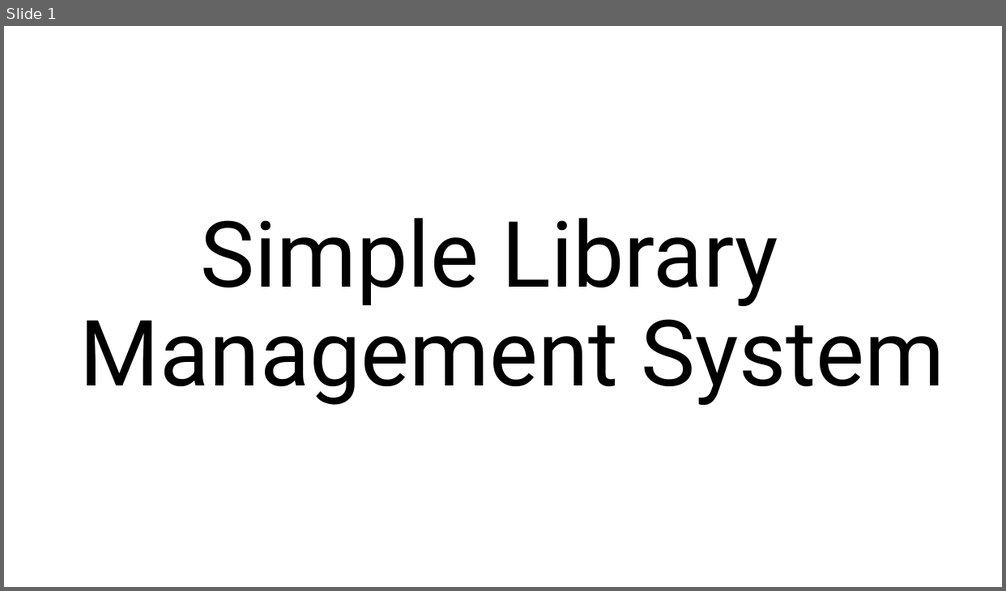
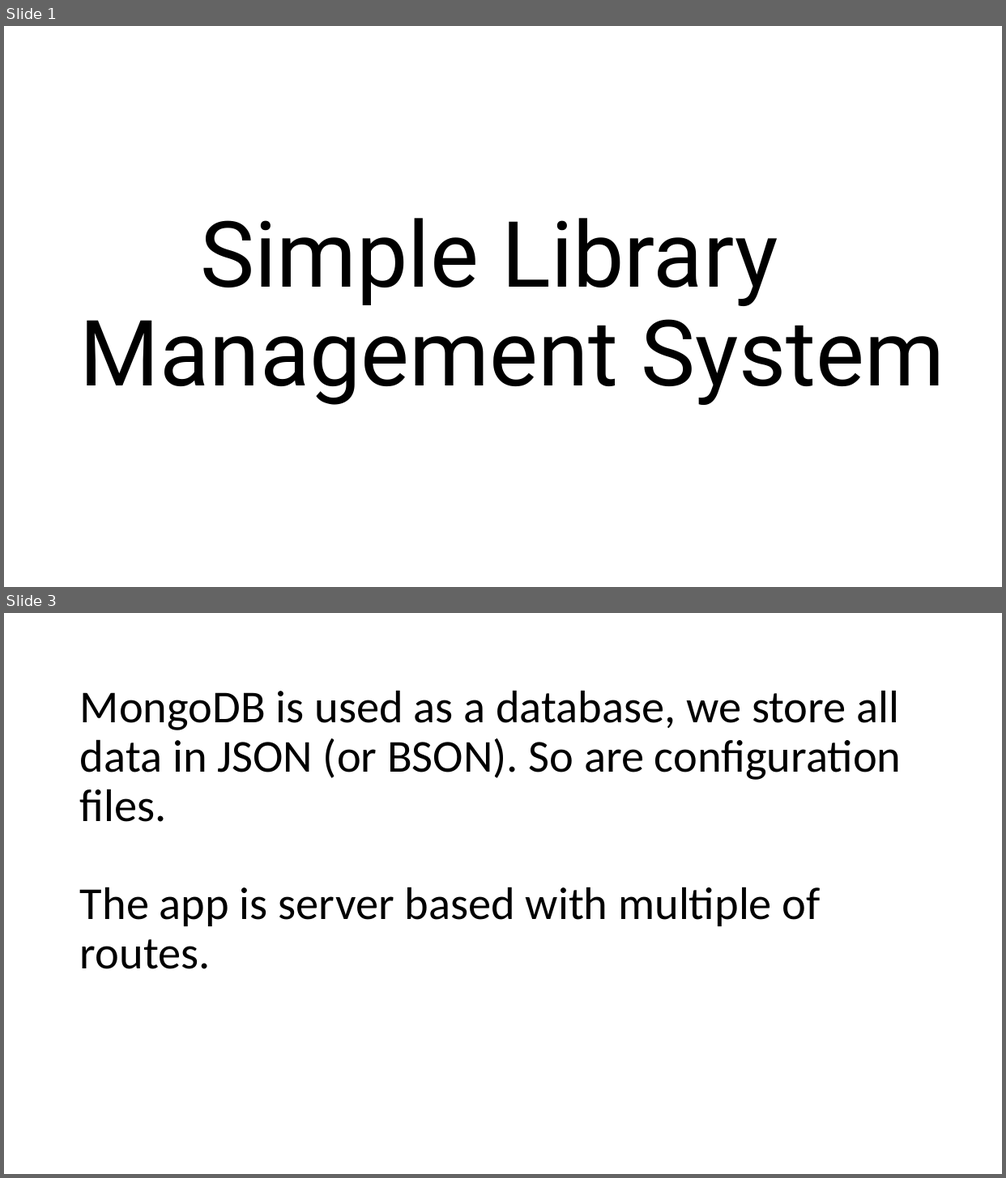
Before and after one commit to srbgd/SimpleLMS, a slide deck: slms_structure.pptx. Shown one above the other, each under a label of ours: slide 1 before the commit, slides 1 and 3 after it; the slides between them are not shown. The pictures are 1006x591 and 1006x1178 pixels, drawn with LibreOffice and Linux fonts; fonts in the diff are those of the drawing. Boxes give left, top, right and bottom in pixels: in the first picture for what was removed or moved away, otherwise in the second. Text is boxed around its words. In the diff, an @@ line names an element or a change of style, - is before the commit and + after.

```diff
--- a/slms_structure.pptx
+++ b/slms_structure.pptx
@@ slide 3 added at <box>4,613,1002,1174</box>, background #FFFFFF @@
@@ title added at <box>80,690,901,969</box>, 44 pt, text #000000 @@
+MongoDB is used as a database, we store all data in JSON (or BSON). So are configuration files.
+The app is server based with multiple of routes.
```
Also in this commit, not shown: 3 slides changed, 3 other slides added, 1 slide removed, 4 other files.
